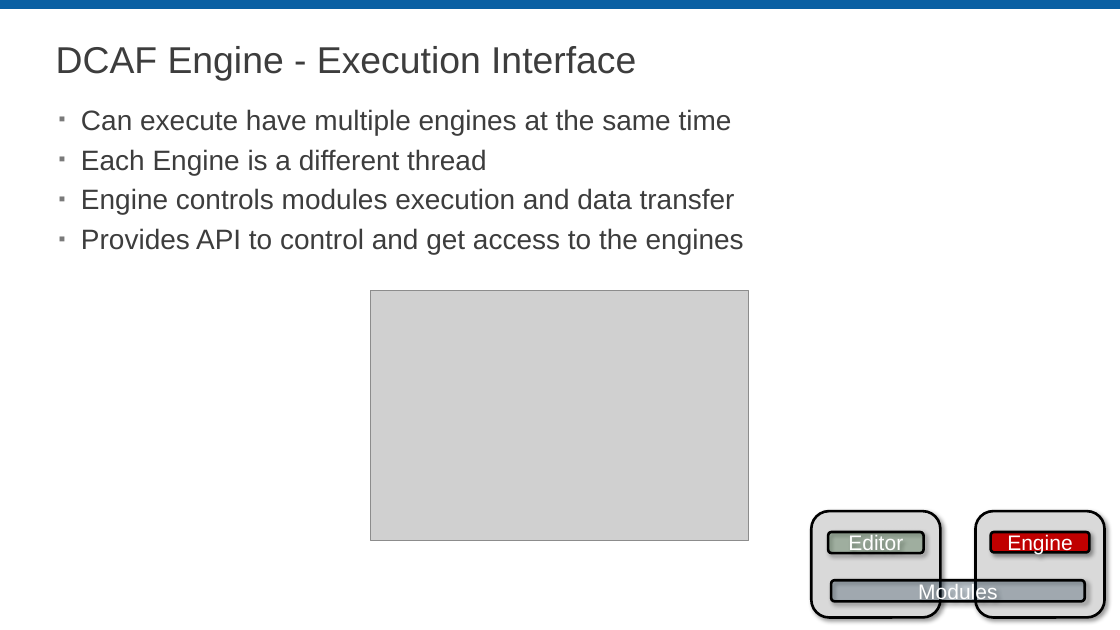
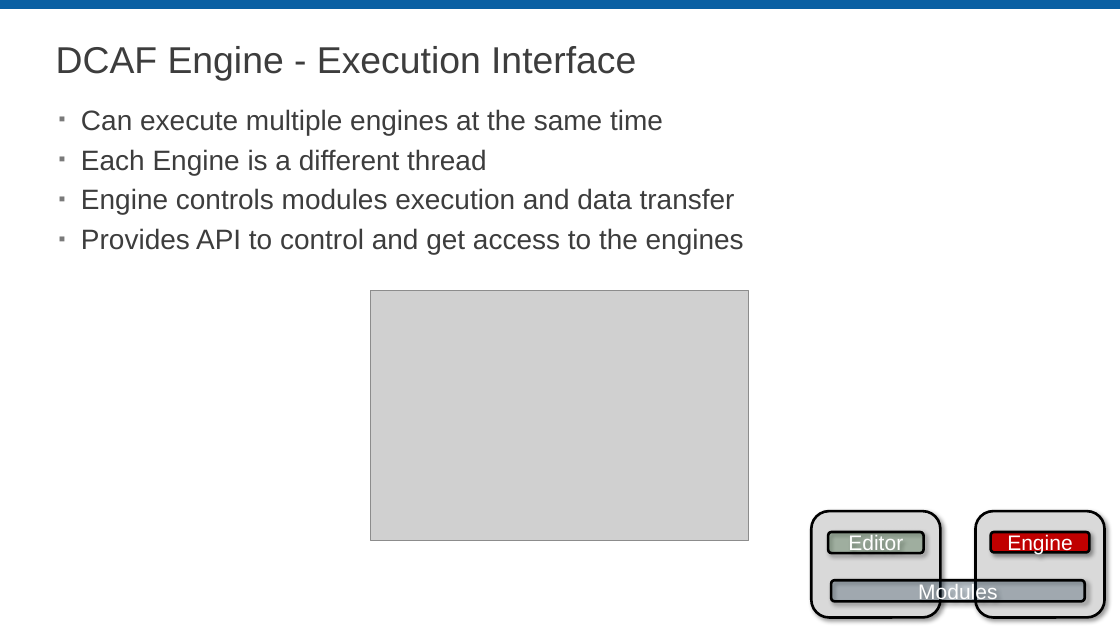
Before and after one commit to LabVIEW-DCAF/Documentation, a slide deck: slide 24 of Trunk/Getting Started Material/DCAF Training/3 DCAF Components.pptx (slide 20 before the commit). Drawn at 1120x630 pixels with LibreOffice and Linux fonts; fonts in the diff are those of the drawing; grey boxes stand for pictures; background and template pictures are left out. Boxes give left, top, right and bottom in pixels: in the first picture for what was removed or moved away, otherwise in the second. Text is boxed around its words. In the diff, an @@ line names an element or a change of style, - is before the commit and + after.

Commit message:
Updated DCAF Components Presentation to fix issue 93

```diff
--- a/Trunk/Getting Started Material/DCAF Training/3 DCAF Components.pptx
+++ b/Trunk/Getting Started Material/DCAF Training/3 DCAF Components.pptx
@@ text at (81,109,663,135): text changed @@
-▪ Can execute have multiple engines at the same time
+▪ Can execute multiple engines at the same time
```
Also in this commit, not shown: 7 other slides changed, 21 slides added, 1 slide removed.
